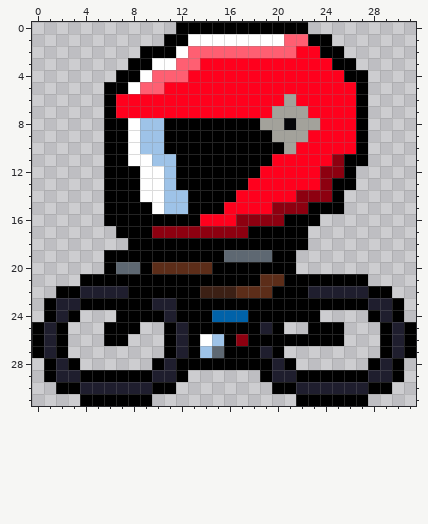
A pixel-art sprite gets an edit: art/topDownBike07.png. This is how it looked before the edit.
The file is 32x32 pixels.
The same view after the edit:
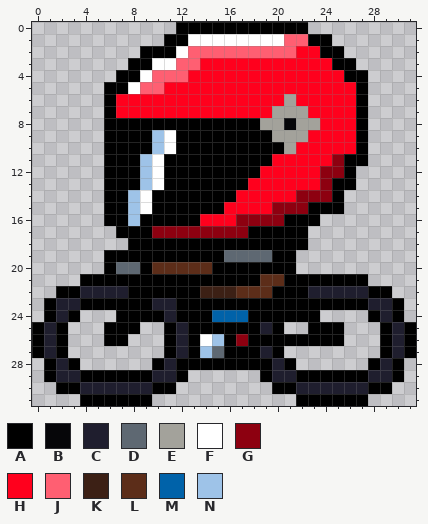
Palette (. is transparent): A #000000  B #060609  C #1f1e2e  D #5e6872  E #a3a29b  F #ffffff  G #8d0010  H #ff001d  J #ff5f72  K #3c2015  L #5c2d19  M #0062a9  N #9ec3e8
Changes in this commit:
The edit turns colour F into colour A in rows 8 to 11 at x 8; in rows 14 to 15 at x 10.
The edit turns colour N into colour A in row 8 at x 9 to 10; in rows 9 to 10 at x 9; in rows 11 to 13 at x 11; in rows 14 to 15 at x 11 to 12.
The edit turns colour A into colour F in rows 9 to 10 at x 11; in row 15 at x 9.
The edit turns colour N into colour F in row 11 at x 10.
The edit turns colour A into colour N in rows 14 to 16 at x 8.
The edit turns colour F into colour N in rows 11 to 13 at x 9.
Boxes around the changes in both pictures, in picture pixels (x1, y1, x2, y2):
changed: (128, 118, 188, 226)
